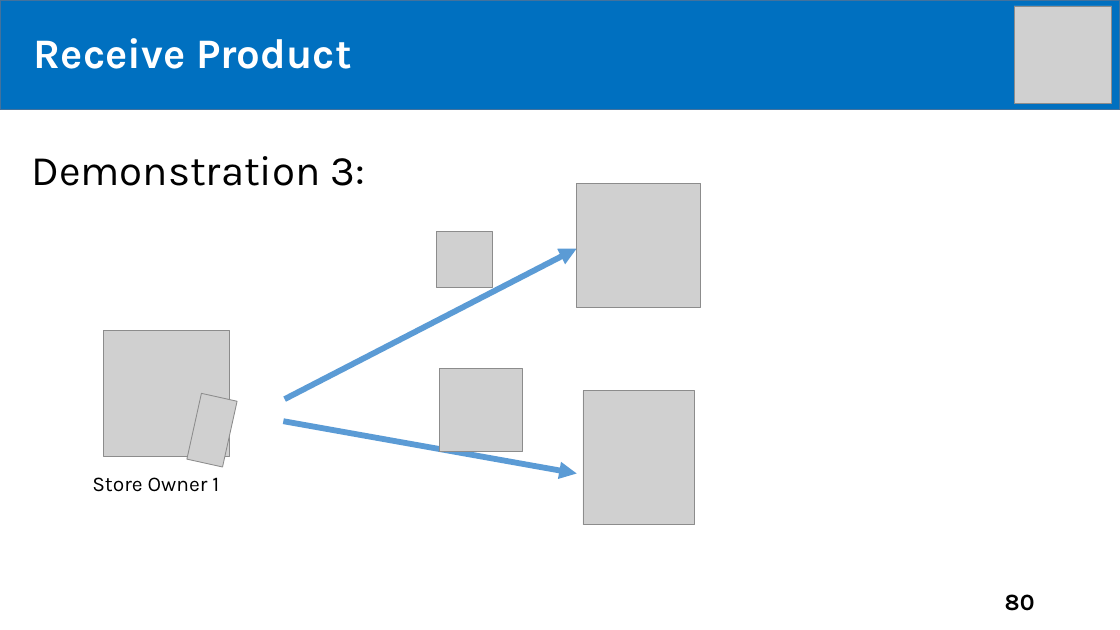
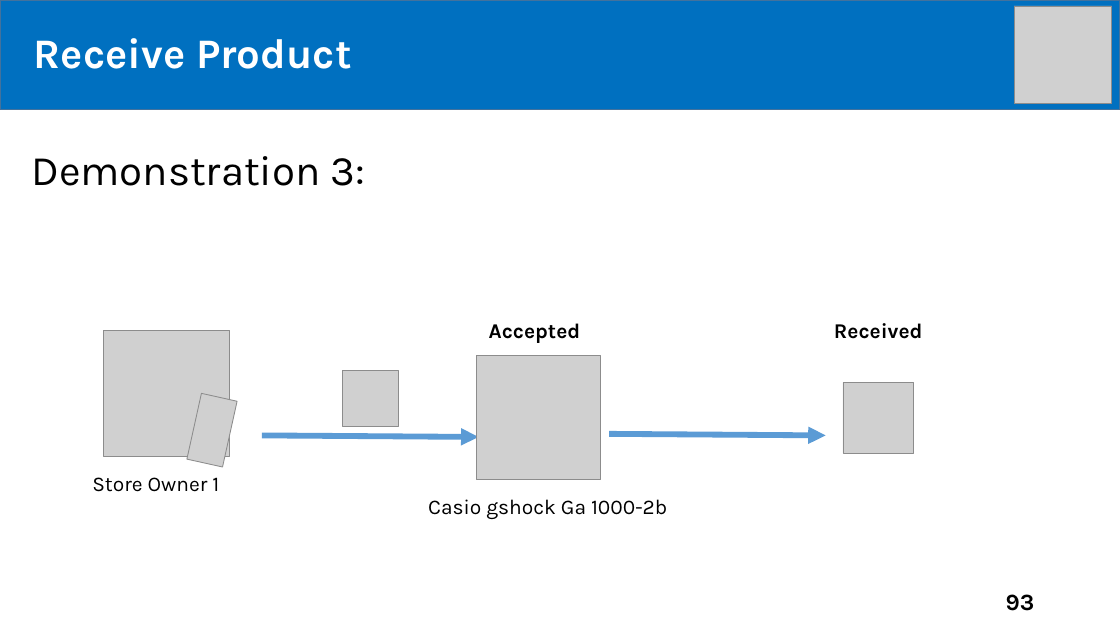
Before and after one commit to tiendan3108/CP, a slide deck: slide 93 of Source/Presentation/PreFinalPresentation.pptx (slide 80 before the commit). Drawn at 1120x630 pixels with LibreOffice and Linux fonts; fonts in the diff are those of the drawing; grey boxes stand for pictures. Boxes give left, top, right and bottom in pixels: in the first picture for what was removed or moved away, otherwise in the second. Text is boxed around its words. In the diff, an @@ line names an element or a change of style, - is before the commit and + after.

```diff
--- a/Source/Presentation/PreFinalPresentation.pptx
+++ b/Source/Presentation/PreFinalPresentation.pptx
@@ text added at bbox=[489, 323, 581, 343], 18 pt, text #000000, bold @@
+Accepted
@@ text added at bbox=[834, 323, 923, 339], 18 pt, text #000000, bold @@
+Received
@@ picture: place and size @@
-picture at bbox=[577, 183, 702, 308]
+picture at bbox=[476, 355, 601, 480]
@@ picture: place and size @@
-picture at bbox=[437, 232, 493, 288]
+picture at bbox=[342, 371, 398, 427]
@@ picture removed at bbox=[439, 369, 523, 452] @@
@@ picture added at bbox=[844, 382, 914, 453] @@
@@ picture removed at bbox=[583, 391, 695, 525] @@
@@ arrow moved from (285, 399) - (577, 249) to (262, 435) - (479, 437) @@
@@ arrow removed from (283, 421) to (577, 474) @@
@@ arrow added from (609, 434) to (826, 435), #5B9BD5 5 pt @@
@@ text added at bbox=[428, 499, 667, 519], 18 pt, text #000000 @@
+Casio gshock Ga 1000-2b
@@ page number at bbox=[1006, 594, 1035, 611]: text changed @@
-80
+93
```
Also in this commit, not shown: 22 other slides changed, 14 slides added.
